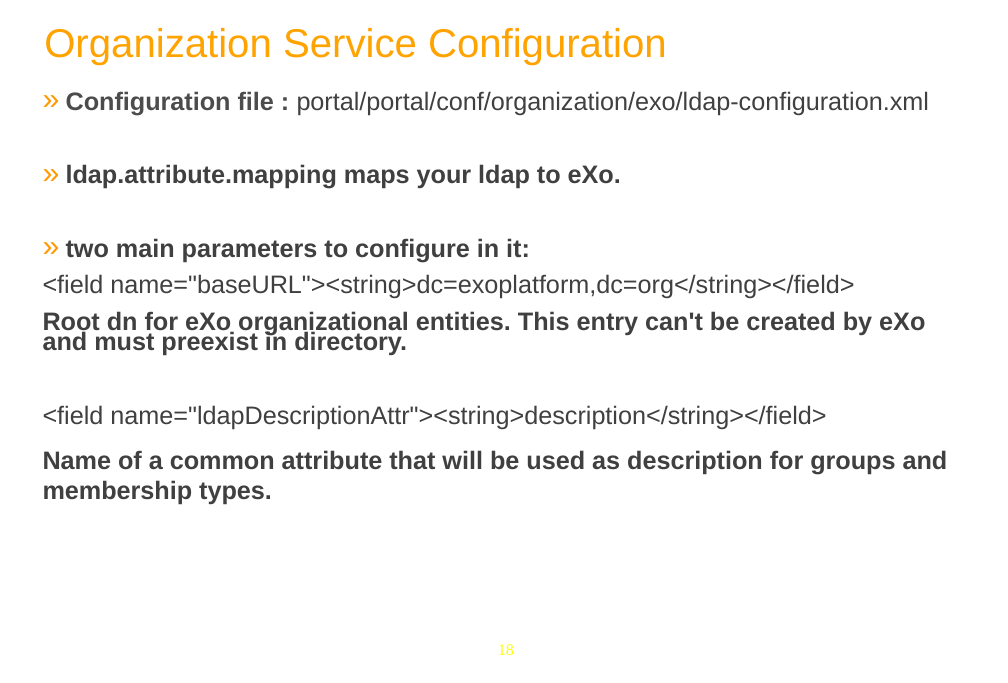
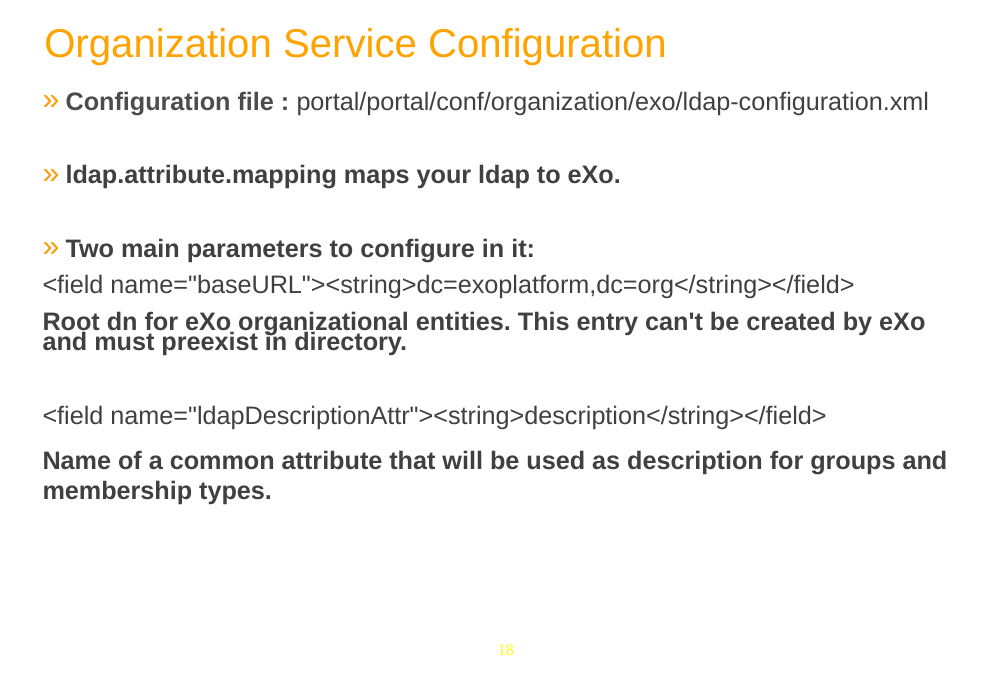
Before and after one commit to anhvurz90/training, a slide deck: slide 18 of exo-sysAdmin/970-LdapConfig-XSys.pptx. Drawn at 1008x683 pixels with LibreOffice and Linux fonts; fonts in the diff are those of the drawing; background and template pictures are left out. Boxes give left, top, right and bottom in pixels: in the first picture for what was removed or moved away, otherwise in the second. Text is boxed around its words. In the diff, an @@ line names an element or a change of style, - is before the commit and + after.

```diff
--- a/exo-sysAdmin/970-LdapConfig-XSys.pptx
+++ b/exo-sysAdmin/970-LdapConfig-XSys.pptx
@@ text at <box>66,238,535,262</box>: text changed @@
-» two main parameters to configure in it:
+» Two main parameters to configure in it:
```
Also in this commit, not shown: 18 other slides changed, 2 slides removed.
